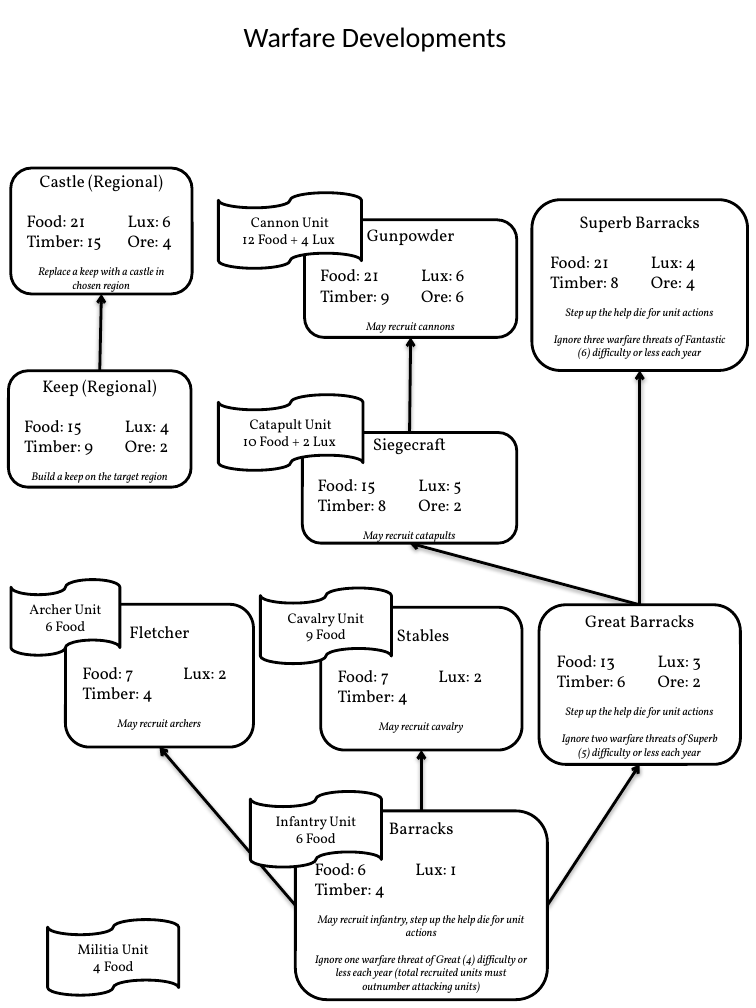
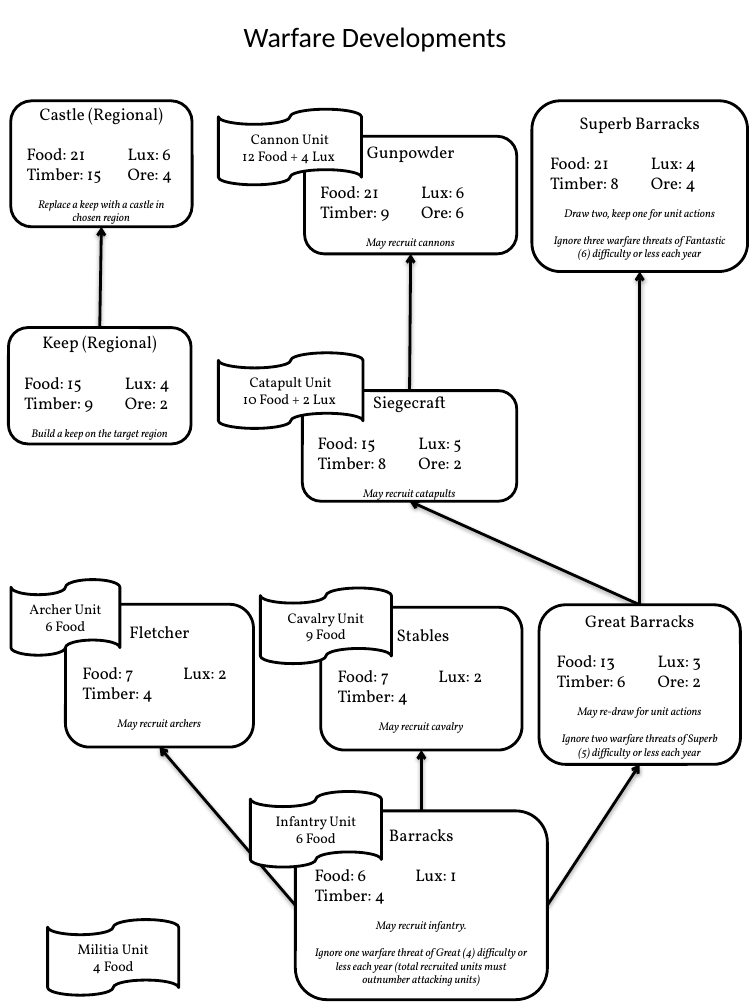
Before and after one commit to ziapeltagames/wrath-of-the-autarch, a slide deck: slide 5 of sheets/Core Sheets.pptx. Drawn at 756x1008 pixels with LibreOffice and Linux fonts; fonts in the diff are those of the drawing. Boxes give left, top, right and bottom in pixels: in the first picture for what was removed or moved away, otherwise in the second. Text is boxed around its words. In the diff, an @@ line names an element or a change of style, - is before the commit and + after.

```diff
--- a/sheets/Core Sheets.pptx
+++ b/sheets/Core Sheets.pptx
@@ rounded rectangle "Castle (Regional)": place and size @@
-rounded rectangle "Castle (Regional)" at [11,168,193,294]
+rounded rectangle "Castle (Regional)" at [11,101,193,227]
@@ flow chart punched tape "Cannon Unit": place and size @@
-flow chart punched tape "Cannon Unit" at [219,193,362,268]
+flow chart punched tape "Cannon Unit" at [219,109,362,184]
@@ rounded rectangle "Superb Barracks": place and size @@
-rounded rectangle "Superb Barracks" at [532,200,748,370]
+rounded rectangle "Superb Barracks" at [532,101,748,271]
@@ rounded rectangle "Gunpowder": place and size @@
-rounded rectangle "Gunpowder" at [304,220,517,338]
+rounded rectangle "Gunpowder" at [304,136,517,254]
@@ text in rounded rectangle at [564,209,715,220]: text changed @@
-Step up the help die for unit actions
+Draw two, keep one for unit actions
@@ arrow moved from (100, 371) - (102, 294) to (100, 328) - (102, 227) @@
@@ arrow moved from (409, 432) - (410, 338) to (409, 391) - (410, 254) @@
@@ arrow moved from (640, 605) - (640, 371) to (640, 605) - (640, 271) @@
@@ rounded rectangle "Keep (Regional)": place and size @@
-rounded rectangle "Keep (Regional)" at [8,371,191,487]
+rounded rectangle "Keep (Regional)" at [8,328,191,444]
@@ flow chart punched tape "Catapult Unit": place and size @@
-flow chart punched tape "Catapult Unit" at [219,395,363,471]
+flow chart punched tape "Catapult Unit" at [219,353,363,428]
@@ rounded rectangle "Siegecraft": place and size @@
-rounded rectangle "Siegecraft" at [302,432,517,543]
+rounded rectangle "Siegecraft" at [302,391,517,502]
@@ arrow moved from (640, 605) - (409, 543) to (640, 605) - (409, 501) @@
@@ text in rounded rectangle at [578,707,702,718]: text changed @@
-Step up the help die for unit actions
+May re-draw for unit actions
@@ text in rounded rectangle at [376,921,467,932]: text changed @@
-May recruit infantry, step up the help die for unit actions
+May recruit infantry.
```
Also in this commit, not shown: 8 other slides changed, 2 slides added, 1 slide removed, 28 other files.
